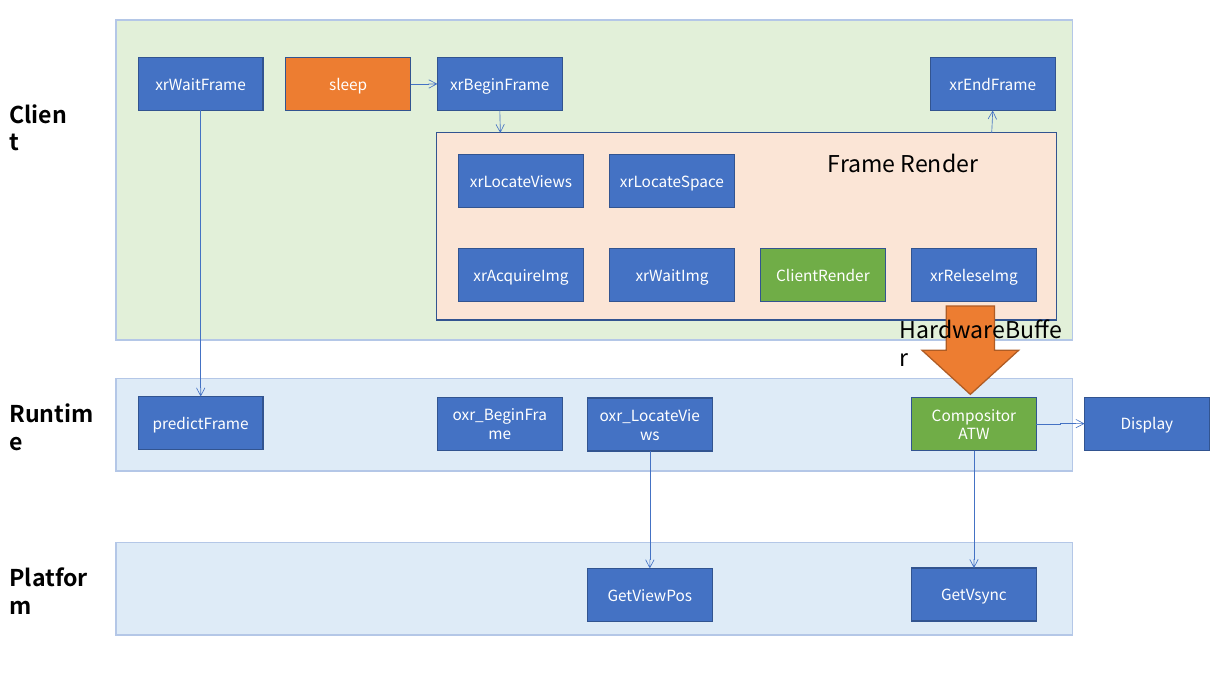
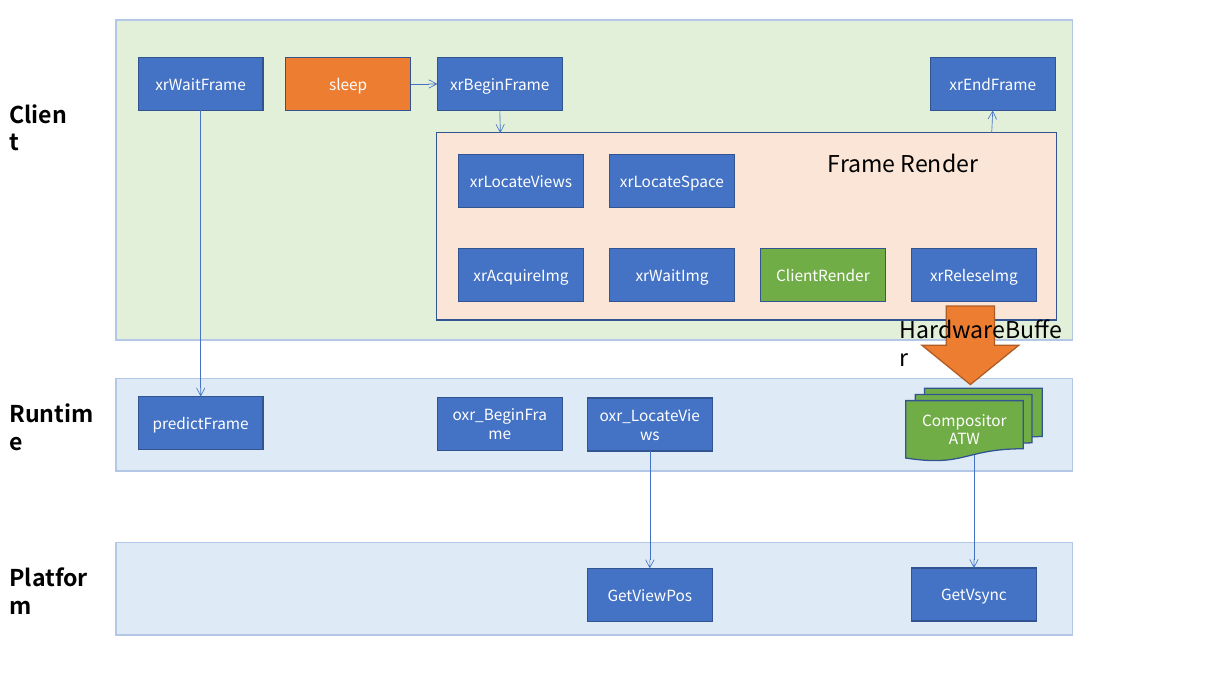
Before and after one commit to xingchen0085/xingchen0085.github.io, a slide deck: slide 6 of posts/learn_vulkan/vulkan.pptx. Drawn at 1232x693 pixels with LibreOffice and Linux fonts; fonts in the diff are those of the drawing. Boxes give left, top, right and bottom in pixels: in the first picture for what was removed or moved away, otherwise in the second. Text is boxed around its words. In the diff, an @@ line names an element or a change of style, - is before the commit and + after.

```diff
--- a/posts/learn_vulkan/vulkan.pptx
+++ b/posts/learn_vulkan/vulkan.pptx
@@ down arrow resized from (x1=922, y1=306, x2=1019, y2=395) to (x1=922, y1=306, x2=1019, y2=384) @@
@@ flow chart multidocument "Compositor" resized from (x1=912, y1=397, x2=1037, y2=450) to (x1=906, y1=388, x2=1043, y2=460) @@
@@ flow chart multidocument "Compositor" at (x1=906, y1=388, x2=1043, y2=460): rectangle to flow chart multidocument @@
@@ rectangle removed at (x1=1085, y1=397, x2=1210, y2=450) @@
-Display
@@ elbow arrow removed from (1037, 424) to (1085, 424) @@
```
Also in this commit, not shown: 9 other files.
